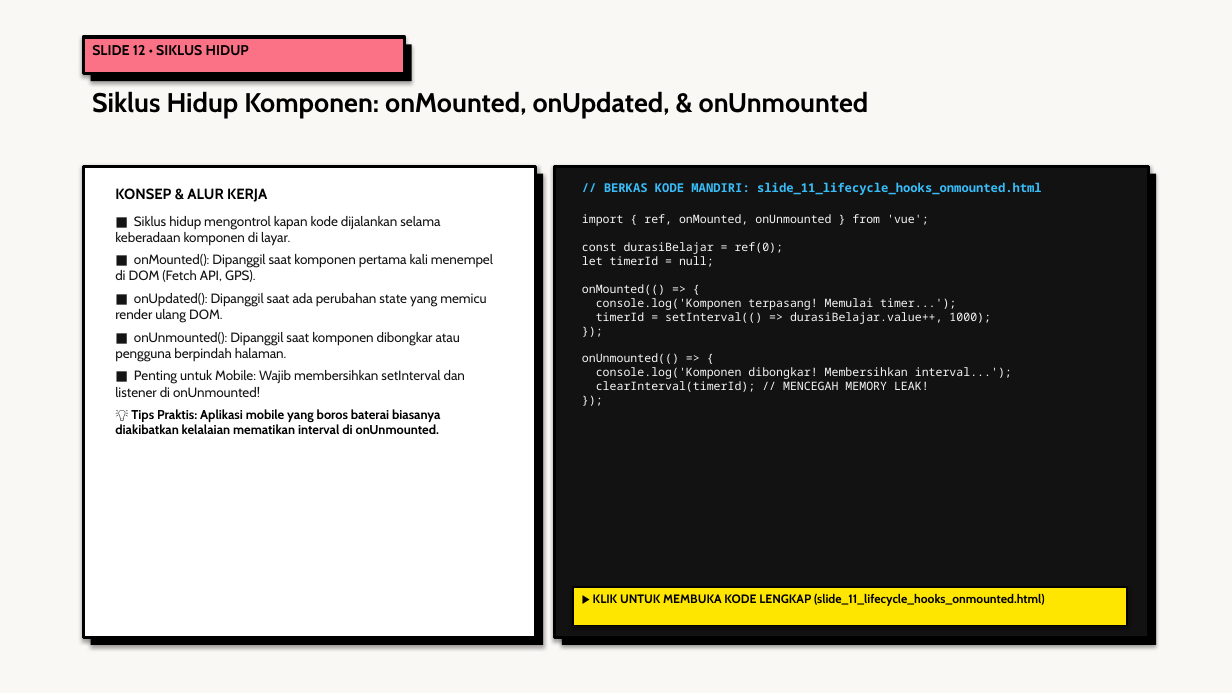
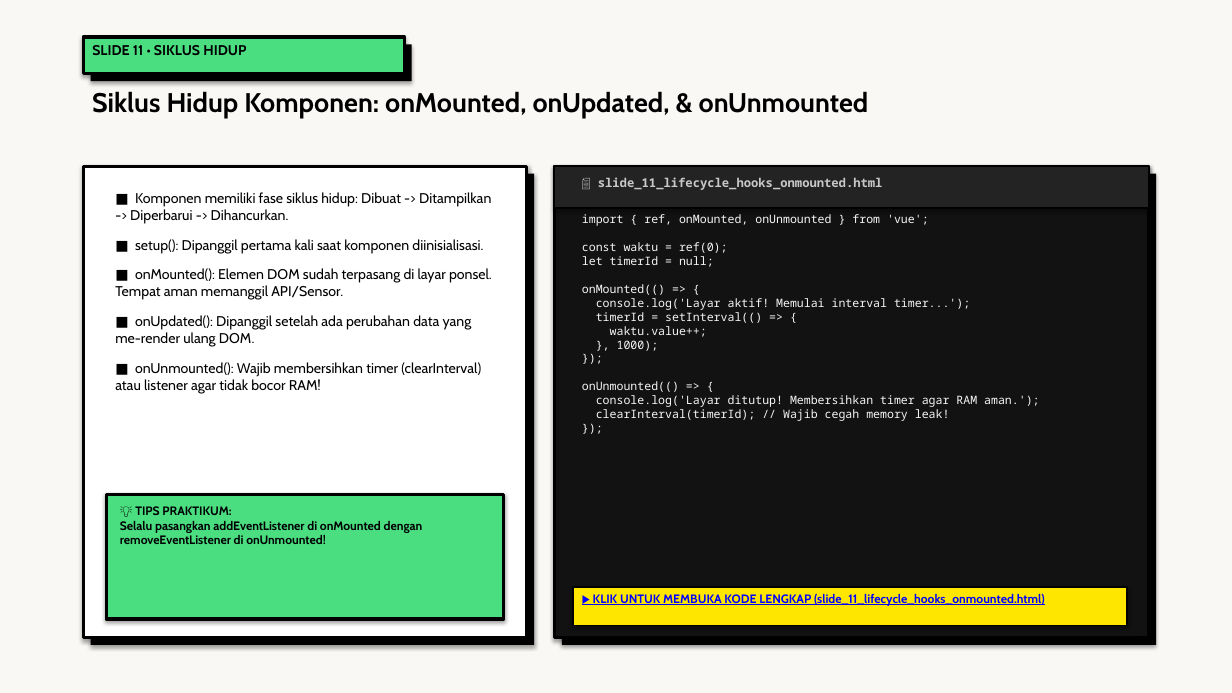
Before and after one commit to antonprafanto/tuweb_mobile2025, a slide deck: slide 11 of slide_presentasi/SESI_02_Frontend_Modern_Vue.pptx (slide 12 before the commit). Drawn at 1232x693 pixels with LibreOffice and Linux fonts; fonts in the diff are those of the drawing. Boxes give left, top, right and bottom in pixels: in the first picture for what was removed or moved away, otherwise in the second. Text is boxed around its words. In the diff, an @@ line names an element or a change of style, - is before the commit and + after.

Commit message:
feat(sesi-02): audit tuntas 18 file html ramah awam diagram svg pptx neobrutalism dan naskah mermaid

```diff
--- a/slide_presentasi/SESI_02_Frontend_Modern_Vue.pptx
+++ b/slide_presentasi/SESI_02_Frontend_Modern_Vue.pptx
@@ rectangle at bbox=[83, 37, 405, 74]: fill #FB7185 to #4ADE80 @@
@@ text at bbox=[92, 45, 246, 55]: text changed @@
-SLIDE 12 • SIKLUS HIDUP
+SLIDE 11 • SIKLUS HIDUP
@@ rectangle: place and size @@
-rectangle at bbox=[83, 166, 536, 638]
+rectangle at bbox=[83, 166, 527, 638]
@@ rectangle: place and size @@
-rectangle at bbox=[91, 174, 543, 645]
+rectangle at bbox=[91, 174, 534, 645]
@@ rectangle added at bbox=[555, 166, 1149, 208], fill #232323, outline #000000 1.5 pt @@
@@ text at bbox=[598, 177, 883, 190]: text changed; text colour #38BDF8 to #C8C8C8 @@
-// BERKAS KODE MANDIRI: slide_11_lifecycle_hooks_onmounted.html
+📄 slide_11_lifecycle_hooks_onmounted.html
@@ text removed at bbox=[115, 188, 493, 434] @@
-KONSEP & ALUR KERJA
-■ Siklus hidup mengontrol kapan kode dijalankan selama keberadaan komponen di layar.
-■ onMounted(): Dipanggil saat komponen pertama kali menempel di DOM (Fetch API, GPS).
-■ onUpdated(): Dipanggil saat ada perubahan state yang memicu render ulang DOM.
-■ onUnmounted(): Dipanggil saat komponen dibongkar atau pengguna berpindah halaman.
-■ Penting untuk Mobile: Wajib membersihkan setInterval dan listener di onUnmounted!
-💡 Tips Praktis: Aplikasi mobile yang boros baterai biasanya diakibatkan kelalaian mematikan interval di onUnmounted.
@@ text added at bbox=[115, 192, 492, 394], 11 pt, text #000000 @@
+■ Komponen memiliki fase siklus hidup: Dibuat -> Ditampilkan -> Diperbarui -> Dihancurkan.
+■ setup(): Dipanggil pertama kali saat komponen diinisialisasi.
+■ onMounted(): Elemen DOM sudah terpasang di layar ponsel. Tempat aman memanggil API/Sensor.
+■ onUpdated(): Dipanggil setelah ada perubahan data yang me-render ulang DOM.
+■ onUnmounted(): Wajib membersihkan timer (clearInterval) atau listener agar tidak bocor RAM!
@@ text at bbox=[582, 242, 728, 253]: text changed @@
-const durasiBelajar = ref(0);
+const waktu = ref(0);
@@ text at bbox=[596, 298, 970, 351]: text changed @@
-console.log('Komponen terpasang! Memulai timer...');
-timerId = setInterval(() => durasiBelajar.value++, 1000);
+console.log('Layar aktif! Memulai interval timer...');
+timerId = setInterval(() => {
+waktu.value++;
+}, 1000);
@@ text at bbox=[596, 395, 1039, 421]: text changed @@
-console.log('Komponen dibongkar! Membersihkan interval...');
-clearInterval(timerId); // MENCEGAH MEMORY LEAK!
+console.log('Layar ditutup! Membersihkan timer agar RAM aman.');
+clearInterval(timerId); // Wajib cegah memory leak!
@@ rectangle added at bbox=[106, 494, 504, 619], fill #4ADE80, outline #000000 2.5 pt @@
@@ text added at bbox=[120, 506, 423, 544], 9.5 pt, text #000000, bold @@
+💡 TIPS PRAKTIKUM:
+Selalu pasangkan addEventListener di onMounted dengan removeEventListener di onUnmounted!
@@ text "▶ KLIK UNTUK MEMBUKA KODE ..." at bbox=[593, 594, 1045, 606]: text colour #000000 to #0000FF, underline on @@
```
Also in this commit, not shown: 15 other slides changed, 2 slides added, 2 slides removed, 21 other files.
